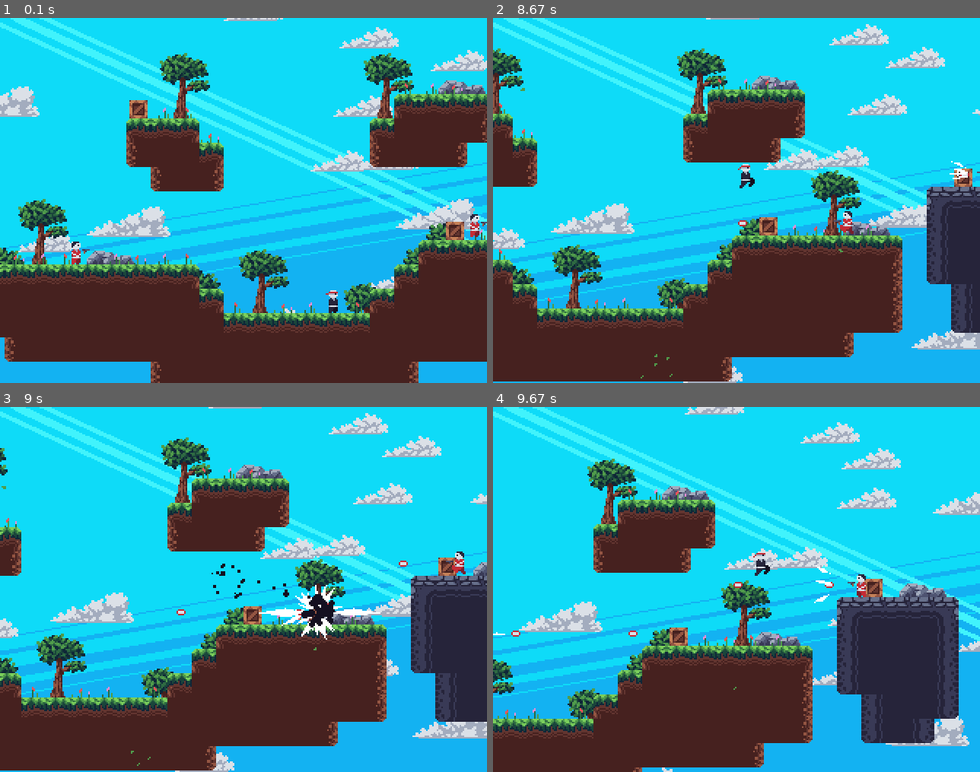
Above: before the commit, frames 1-4 (two rows, left to right).
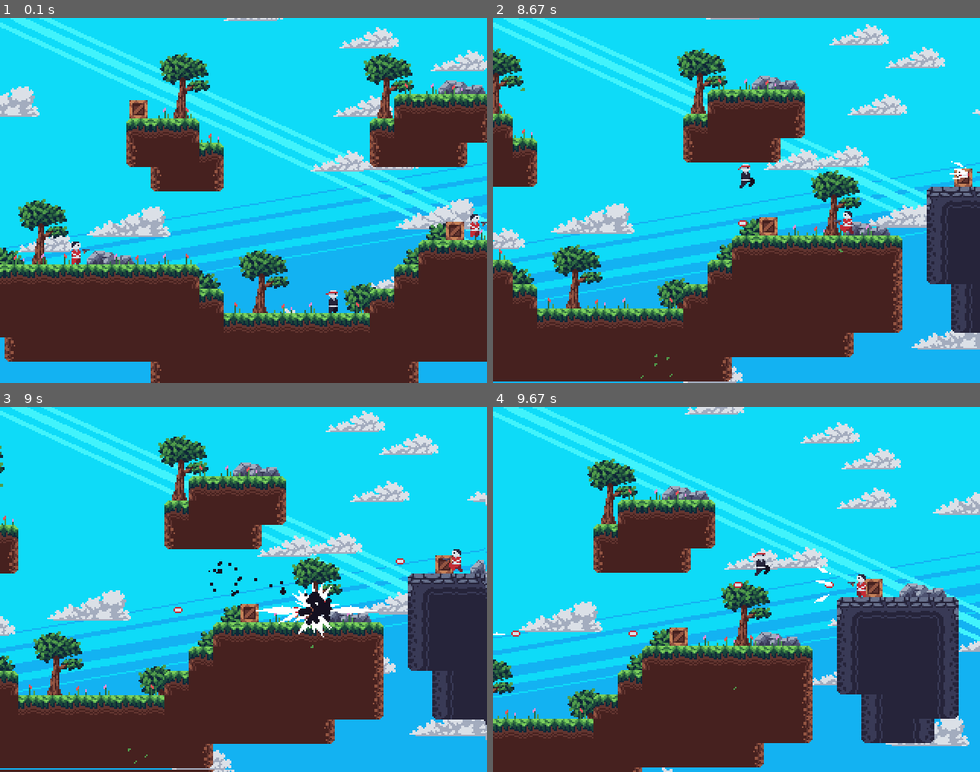
Above: after the commit, the same moments.

Repository: thomas-dumazert/dfp_pygame_plateformer_tutorial
Game: pygame game, started from game.py
Two runs of this game, one before a commit and one after it. Both use one fixed random seed, a clock stepped at 60 frames per second and the inputs below.
Inputs:
- Up to frame 1 (0.1 s): no input
- Up to frame 2 (8.67 s): tap Space at 0.33, 1.07, 1.37, 1.9, 2.2, 2.4, 2.7, 3.3, 3.6, 3.73, 6.12, 7.45 s; tap Z at 0.67, 4.73, 5.13, 6.03, 6.33, 6.53, 7.37, 7.67, 7.93, 8.27, 8.57 s; tap D at 1.98, 3.38, 5.22, 6.62, 8.02 s
- Up to frame 3 (9 s): tap Z at 8.7 s; tap Space at 8.78 s
- Up to frame 4 (9.67 s): tap Z at 9.1, 9.4 s; tap D at 9.18 s

Frames 1-2 are identical in both runs. In frame 3, 20% of the frame differs, in the area x 0-100%, y 0-100%; in frame 4, nothing differs.

Commit message:
Add screenshakes

Diff:
--- a/game.py
+++ b/game.py
@@ -73,6 +73,10 @@
         self.current_level = 0
         self.load_level(self.current_level)
 
+        self.screenshake = 0
+        self.screen_shake_force = 16
+        self.player_fall_time_limit = 120
+
     def load_level(self, map_id):
         self.tilemap.load(MAPS_ROOT + str(map_id) + '.json')
 
@@ -86,6 +90,7 @@
         for spawner in self.tilemap.extract([('spawners', 0), ('spawners', 1)]):
             if spawner['variant'] == 0:
                 self.player.pos = spawner['pos']
+                self.player.air_time = 0
             else:
                 self.enemies.append(Enemy(self, spawner['pos'], (8, 15)))
 
@@ -121,6 +126,8 @@
         while self.running:
             self.display.blit(self.assets['background'], (0, 0))
 
+            self.screenshake = max(self.screenshake - 1, 0)
+
             if self.dead:
                 self.dead += 1
                 if self.dead > self.restart_timer:
@@ -150,11 +157,16 @@
             for enemy in self.enemies.copy():
                 kill = enemy.update(self.tilemap, (0, 0))
                 if kill:
+                    self.screenshake = max(self.screen_shake_force, self.screenshake)
                     self.enemies.remove(enemy)
 
             if not self.dead:
                 self.player.update(self.tilemap,
                                 (self.movement[1] - self.movement[0], 0))
+                if self.player.air_time > self.player_fall_time_limit:
+                    if not self.dead:
+                        self.dead += 1
+                        self.screenshake = max(self.screen_shake_force, self.screenshake)
 
             # [[x, y], direction, timer]
             for projectile in self.projectiles.copy():
@@ -173,6 +185,7 @@
                     if self.player.rect().collidepoint(projectile[0]):
                         self.projectiles.remove(projectile)
                         self.dead += 1
+                        self.screenshake = max(self.screen_shake_force, self.screenshake)
                         for _ in range(30):
                             angle = random.random() * math.pi * 2
                             speed = random.random() * 5
@@ -223,9 +236,13 @@
             for particle in self.particles:
                 particle.render(self.display, offset=render_scroll)
 
+            screenshake_offset = (
+                random.random() * self.screenshake - self.screenshake / 2,
+                random.random() * self.screenshake - self.screenshake / 2
+            )
             self.screen.blit(pygame.transform.scale(self.display,
                                                     self.screen.get_size()),
-                                                    (0, 0))
+                                                    screenshake_offset)
             pygame.display.flip()
             self.dt = self.clock.tick(60) / 1000
 
--- a/scripts/entities.py
+++ b/scripts/entities.py
@@ -113,6 +113,7 @@
         self.dash_final_brake = 0.1
 
         self.stream_velocity = 3
+        self.fall_time_limit = 120
 
     def jump(self) -> bool:
         if self.wall_slide:
